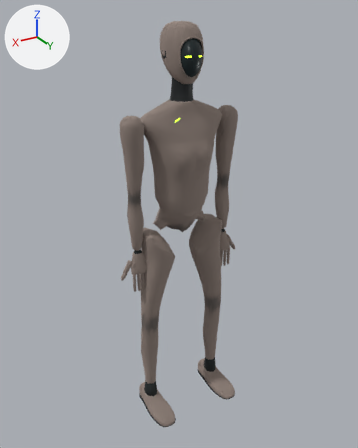
Two versions of the glTF model public/models/cairn-i.glb, one commit apart.
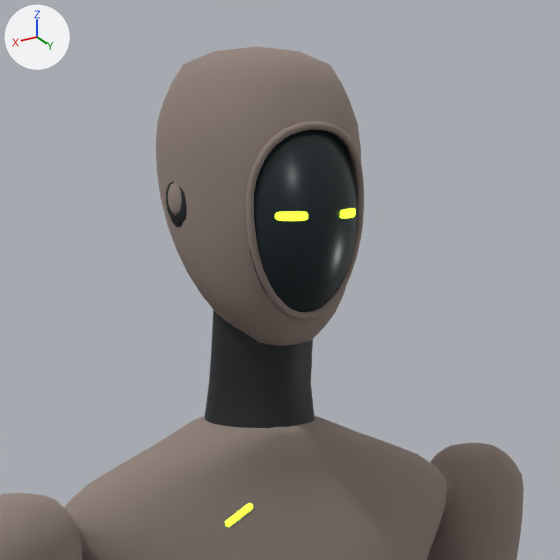
The first picture shows the older version from a 50 mm camera at (1.036, 1.705, 1.764) aimed at (0.017, 0.007, 0.915). The close-ups show the older and then the newer version on the part from 35% to 69% of the width and 2% to 29% of the height of that picture. Only the edits that show in the close-ups are written down. The axes (+X, +Y, +Z) are drawn at upper left. The lights are the same throughout. Where no turn or scale is listed for an object, it has been applied to the vertices. Vertices at exactly the same position are counted once.

Names of what the first close-up shows: 'Suit.001', 'head_pitch_cairnCover', 'head_pitch_softGlass', 'head_yaw_softGraphite' and 3 more.
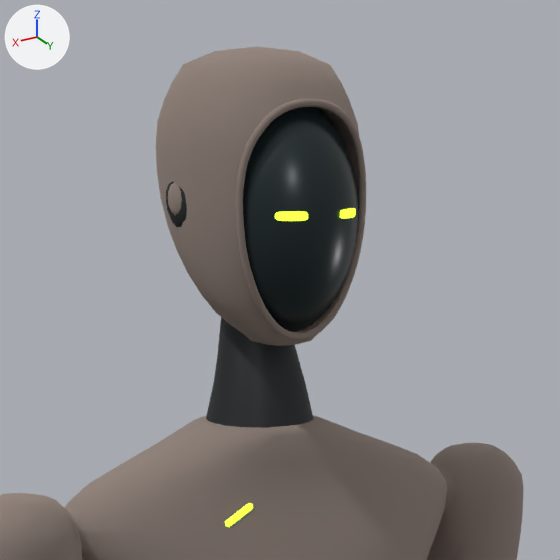
What differs and where, as boxes [x1, y1, x2, y2] in the close-ups (560 x 560 px; the box of a moved part takes in the faces that stretch with it):
'head_pitch_cairnCover', reshaped: before [156, 46, 364, 346]; after [156, 46, 366, 346]
'head_yaw_softGraphite', reshaped: before [204, 310, 315, 428]; after [206, 317, 314, 428]
part 1 of me_sphere_001, rebuilt (11% wider, 21% taller): before [246, 121, 364, 320]; after [235, 99, 366, 340]
part 2 of me_sphere_001, moved or reshaped (mostly hidden afterwards): before [222, 101, 360, 339]; after [224, 101, 359, 339]

The change, as a diff of the scene's bpy script:
```diff
--- a/public/models/cairn-i.glb.py
+++ b/public/models/cairn-i.glb.py
@@ me_sphere_001 @@
 # used by ob_head_pitch_cairncover; location = (-0.073, -0.006, 1.619)
-me_sphere_001.from_pydata(...)  # 1428 vertices, 2843 faces; spans x -0.006..0.152, y -0.088..0.087, z -0.113..0.111
+me_sphere_001.from_pydata(...)  # 1411 vertices, 2809 faces; spans x -0.006..0.152, y -0.088..0.079, z -0.113..0.111
+# me_sphere_001 part 1: the loose piece of 576 vertices spanning x 0.019..0.127, y 0.071..0.087, z -0.09..0.059 is rebuilt with 576 vertices and now spans x 0.013..0.133, y 0.065..0.079, z -0.106..0.075
+# me_sphere_001 part 2: 19 vertices moved from x 0.023..0.123, y 0.017..0.076, z -0.058..0.055 to x 0.017..0.129, y 0.017..0.07, z -0.048..0.072; 185 vertices removed from x 0.018..0.128, y 0.017..0.083, z -0.099..0.056; 168 vertices added at x 0.017..0.13, y 0.017..0.076, z -0.103..0.072
 me_sphere_001.materials.append(mat_cairncover)
@@ me_neck @@
 # used by ob_head_yaw_softgraphite; location = (0.0, 0.0, 1.451)
-me_neck.from_pydata(...)  # 262 vertices, 520 faces; spans x -0.063..0.063, y -0.06..0.054, z -0.077..0.106
+me_neck.from_pydata(...)  # 262 vertices, 520 faces; spans x -0.063..0.063, y -0.06..0.054, z -0.077..0.087
+# me_neck part 3: 161 of 262 vertices moved; they spanned x -0.045..0.045, y -0.045..0.046, z -0.005..0.106 and now span x -0.043..0.043, y -0.043..0.04, z -0.005..0.087; mean shift (0.0, -0.009, -0.011); largest move (0.0, 0.042, 0.096) -> (0.0, 0.015, 0.077)
 me_neck.materials.append(mat_softgraphite)
```
